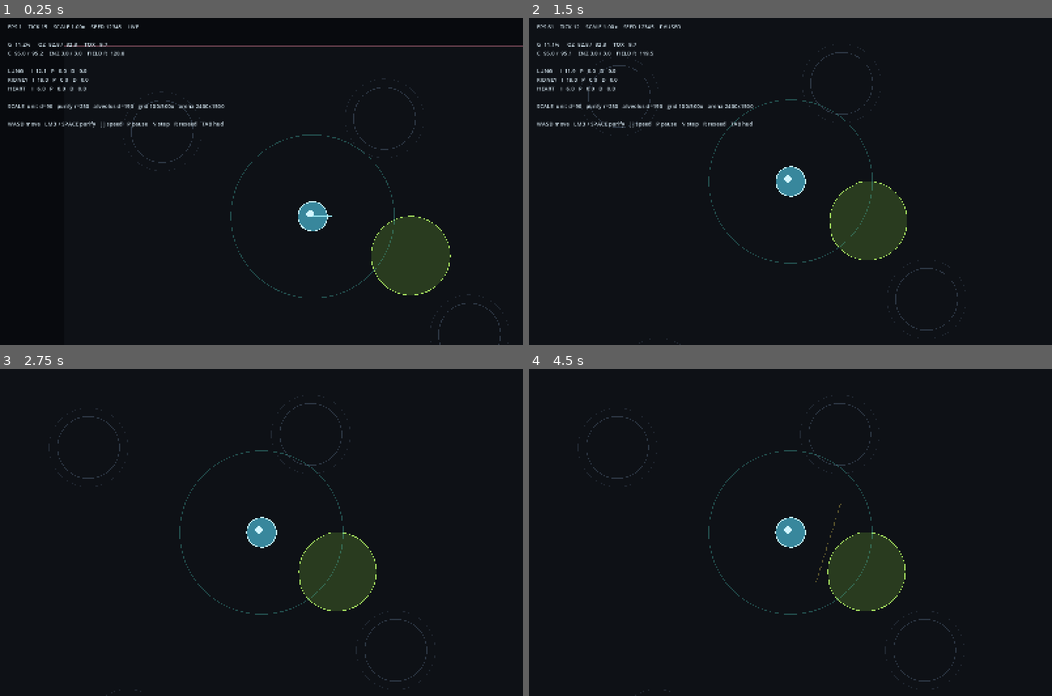
Above: before the commit, frames 1-4 (two rows, left to right).
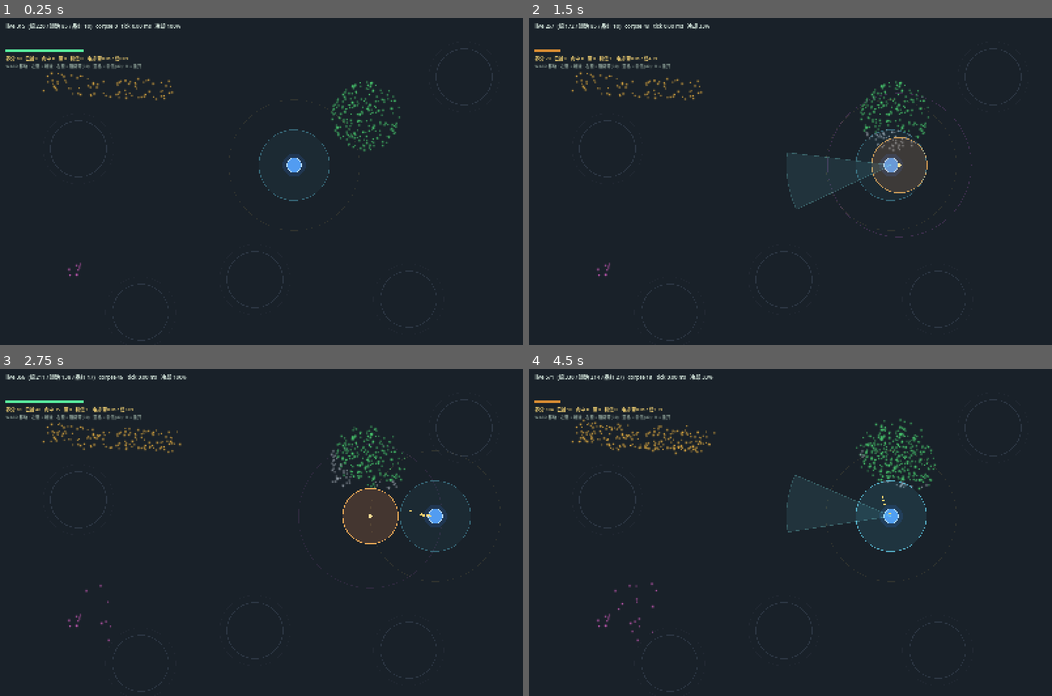
Above: after the commit, the same moments.

Repository: yanyanzi620/gamecreation
Game: Godot game, scene res://scenes/main.tscn
Two runs of this game, one before a commit and one after it. Both use one fixed random seed, a clock stepped at 60 frames per second and the inputs below.
Inputs (mouse positions are in pixels of both pictures, inside the frame that each line leads up to):
- Up to frame 1 (0.25 s): no input
- Up to frame 2 (1.5 s): tap Enter at 0.5 s; move the mouse to (905, 165) at 0.52 s; hold D 0.53-1.25 s; tap R at 0.6 s; click (905, 165) at 0.67 s; tap Space at 0.77, 1.07 s; tap P at 0.8 s; drag from (685, 197) to (764, 246) at 1.27 s
- Up to frame 3 (2.75 s): move the mouse to (313, 460) at 2.02 s; hold D from 2.03 s (still down); tap N at 2.1 s; click (313, 460) at 2.17 s; tap Tab at 2.3 s
- Up to frame 4 (4.5 s): release D at 2.75 s; drag from (764, 597) to (633, 483) at 2.77 s; tap Space at 3.5 s; move the mouse to (947, 581) at 3.52 s; hold A 3.53-4.25 s; hold Space 3.53-4.25 s; tap B at 3.6 s; click (947, 581) at 3.67 s; drag from (633, 483) to (712, 450) at 4.27 s

The runs differ from the first frame. In frame 1, 28% of the frame differs, in the area x 0-100%, y 0-100%; in frame 2, 10%; in frame 3, 11%; in frame 4, 11%.

Commit message:
feat(main): 主场景换成粒子病毒玩法（三形态病毒/射流/阻隔带/引信/养分/重开层）

Diff:
--- a/scripts/main.gd
+++ b/scripts/main.gd
@@ -1,140 +1,298 @@
 extends Node2D
-# 灰盒主场景：只在代码里搭节点，避免手写 .tscn 出错
+# ============================================================
+# 主场景 —— 体内免疫战斗（正式玩法，替换 M1-T1 灰盒）
+#
+# 组成
+#   Virus  病毒种群：三形态粒子（圆盘 / 带状 / 跳跃链）
+#   Jet    射流：左键，扇形清除
+#   Aura   净化场（贴身自动消融）+ 养分自动拾取
+#   玩家   中枢意识接管的一个免疫单元（本版先只做一个）
+#
+# 操作
+#   WASD  移动（阻隔带会挡人，撞上沿带滑动）
+#   左键  射流
+#   右键  阻隔带（消耗养分，先闪烁后生效，拦病毒也拦人）
+#   空格  引信（小圈杀盘/带/链，大圈只吸跳跃链）
+#   R     重新播种
+#
+# 所有平衡数值来自 scripts/core/balance.gd，本文件不写死任何数值。
+# ============================================================
 
 const STEP := 1.0 / 60.0
-const ARENA := Vector2(2400.0, 1500.0)
-
-var spread: Node
-var player: Node2D
-var camera: Camera2D
-var hud: CanvasLayer
-
-var paused := false
-var time_scale := 1.0
-var scale_steps := [0.25, 0.5, 1.0, 2.0, 4.0]
-var scale_index := 2
-var accum := 0.0
-var ticks := 0
-var seed_value := 12345
-var start_pos := Vector2(760.0, 520.0)
+const START_POS := Vector2(900.0, 450.0)
+const START_NUTRIENT := 60
+
+const KIND_BLOB := 0
+const KIND_BAND := 1
+const KIND_CHAIN := 2
+
+var pop
+var _bg: Node2D
+var jet
+var aura
+
+var player := START_POS
+
+var _acc := 0.0
+var _blk_cd := 0.0
+var _fuse_cd := 0.0
+var _tick_us := 0
+var _shot := false
+
+var _hud: Label
+var _hud2: Label
+var _hint: Label
+var _bar: ColorRect
+
 
 func _ready() -> void:
-    _build()
-    _respawn()
+	RenderingServer.set_default_clear_color(Color(0.06, 0.08, 0.10))
+	# 窗口失焦 / 空闲时不要被降频（否则会「画面冻住，动一下鼠标才继续」）
+	OS.low_processor_usage_mode = false
+	Engine.max_fps = 0
+	_shot = OS.get_cmdline_user_args().has("--shot")
+
+	_build()
+	_build_hud()
+	_reseed()
+
+	if _shot:
+		_shot_sequence()
+
 
 func _build() -> void:
-    spread = load("res://scripts/world/spread_system.gd").new()
-    spread.name = "Spread"
-    add_child(spread)
-
-    player = load("res://scripts/units/player_unit.gd").new()
-    player.name = "Player"
-    add_child(player)
-
-    camera = Camera2D.new()
-    camera.name = "Cam"
-    camera.position_smoothing_enabled = true
-    camera.position_smoothing_speed = 6.0
-    camera.enabled = true
-    player.add_child(camera)
-
-    hud = load("res://scripts/ui/hud.gd").new()
-    hud.name = "HUD"
-    add_child(hud)
-    hud.setup(self)
-
-func _respawn() -> void:
-    RNG.reset(seed_value)
-    GameState.reset()
-    ticks = 0
-    accum = 0.0
-    player.position = start_pos
-    spread.clear()
-    # 球状扩散：起始半径 120，每秒 +3 单位
-    spread.spawn(start_pos + Vector2(300.0, 120.0), 120.0, 3.0)
-    GameState.set_i("lung", 12.0)
-    GameState.recompute(STEP)
-
-func _physics_process(delta: float) -> void:
-    if paused:
-        return
-    accum += delta * time_scale
-    var steps := 0
-    while accum >= STEP and steps < 16:
-        _simulate(STEP)
-        accum -= STEP
-        steps += 1
-
-func _simulate(dt: float) -> void:
-    ticks += 1
-    var mv := Vector2.ZERO
-    if Input.is_key_pressed(KEY_W) or Input.is_key_pressed(KEY_UP):
-        mv.y -= 1.0
-    if Input.is_key_pressed(KEY_S) or Input.is_key_pressed(KEY_DOWN):
-        mv.y += 1.0
-    if Input.is_key_pressed(KEY_A) or Input.is_key_pressed(KEY_LEFT):
-        mv.x -= 1.0
-    if Input.is_key_pressed(KEY_D) or Input.is_key_pressed(KEY_RIGHT):
-        mv.x += 1.0
-    player.move(mv, dt, ARENA)
-
-    var hold: bool = Input.is_mouse_button_pressed(MOUSE_BUTTON_LEFT) or Input.is_key_pressed(KEY_SPACE)
-    var active: bool = hold and GameState.enz > 0.01
-    var engaged: int = spread.step(dt, player.position, active, player.PURIFY_RADIUS, player.PURIFY_RATE)
-
-    # 酶只在真正咬住感染边界时才消耗；空放不烧资源
-    if engaged > 0:
-        GameState.enz = maxf(0.0, GameState.enz - 0.5 * dt)
-    else:
-        GameState.enz = minf(GameState.enz_max, GameState.enz + dt / 3.0)
-
-    var r: float = spread.main_radius()
-    GameState.set_i("lung", clampf(r / 10.0, 0.0, 100.0))
-    GameState.recompute(dt)
-    queue_redraw()
-
-func _unhandled_input(event: InputEvent) -> void:
-    if not (event is InputEventKey) or not event.pressed or event.echo:
-        return
-    match event.keycode:
-        KEY_BRACKETLEFT:
-            scale_index = maxi(0, scale_index - 1)
-            time_scale = scale_steps[scale_index]
-        KEY_BRACKETRIGHT:
-            scale_index = mini(scale_steps.size() - 1, scale_index + 1)
-            time_scale = scale_steps[scale_index]
-        KEY_P:
-            paused = not paused
-        KEY_N:
-            if paused:
-                _simulate(STEP)
-        KEY_R:
-            _respawn()
-        KEY_TAB, KEY_F1:
-            hud.toggle()
+	# 背景单独一层，压到病毒 MultiMesh(z=-1) 下面
+	_bg = load("res://scripts/world/backdrop.gd").new()
+	_bg.name = "Backdrop"
+	_bg.z_index = -2
+	add_child(_bg)
+
+	pop = load("res://scripts/world/virus_population.gd").new()
+	pop.name = "Virus"
+	add_child(pop)
+
+	jet = load("res://scripts/units/tools/jet_system.gd").new()
+	jet.name = "Jet"
+	add_child(jet)
+	jet.bind(pop)
+
+	aura = load("res://scripts/units/tools/purge_aura.gd").new()
+	aura.name = "Aura"
+	add_child(aura)
+	aura.bind(pop)
+
+	_bg.setup(pop.arena_size())
+
+
+func _build_hud() -> void:
+	var layer := CanvasLayer.new()
+	layer.name = "HUD"
+	add_child(layer)
+
+	_hud = Label.new()
+	_hud.position = Vector2(18.0, 12.0)
+	_hud.add_theme_font_size_override("font_size", 16)
+	_hud.add_theme_color_override("font_color", Color(0.86, 0.93, 0.89))
+	layer.add_child(_hud)
+
+	_bar = ColorRect.new()
+	_bar.position = Vector2(18.0, 96.0)
+	_bar.size = Vector2(240.0, 8.0)
+	_bar.color = Color(0.35, 0.92, 0.62)
+	layer.add_child(_bar)
+
+	_hud2 = Label.new()
+	_hud2.position = Vector2(18.0, 112.0)
+	_hud2.add_theme_font_size_override("font_size", 14)
+	_hud2.add_theme_color_override("font_color", Color(0.95, 0.82, 0.45))
+	layer.add_child(_hud2)
+
+	_hint = Label.new()
+	_hint.position = Vector2(18.0, 136.0)
+	_hint.add_theme_font_size_override("font_size", 13)
+	_hint.add_theme_color_override("font_color", Color(0.60, 0.68, 0.64))
+	_hint.text = "WASD 移动 · 左键 = 射流 · 右键 = 阻隔带(30) · 空格 = 引信(40) · R = 重开"
+	layer.add_child(_hint)
+
+
+func _reseed() -> void:
+	pop.reset()
+	aura.nutrient = START_NUTRIENT
+	aura.picked = 0
+	player = START_POS
+	_acc = 0.0
+	_blk_cd = 0.0
+	_fuse_cd = 0.0
+
+	# 肺 L1 占位：一团圆盘、一条带状、一簇跳跃链
+	pop.spawn_virus(KIND_BLOB, Vector2(1120.0, 300.0), 105.0, 0.0, 220, 0.0)
+	pop.spawn_virus(KIND_BAND, Vector2(330.0, 210.0), 200.0, 32.0, 85, 0.08)
+	pop.spawn_virus(KIND_CHAIN, Vector2(230.0, 770.0), 26.0, 0.0, 10, -0.35)
+
+
+# ============================================================ 输入
+
+func _unhandled_input(e: InputEvent) -> void:
+	if e is InputEventKey:
+		var k := e as InputEventKey
+		if not k.pressed or k.echo:
+			return
+		if k.keycode == KEY_SPACE:
+			_place_fuse(get_global_mouse_position())
+		elif k.keycode == KEY_R:
+			_reseed()
+		return
+
+	if not (e is InputEventMouseButton):
+		return
+	var mb := e as InputEventMouseButton
+	if not mb.pressed:
+		return
+	var pos := get_global_mouse_position()
+	if mb.button_index == MOUSE_BUTTON_LEFT:
+		_fire(pos)
+	elif mb.button_index == MOUSE_BUTTON_RIGHT:
+		if _blk_cd <= 0.0:
+			if _place_block(pos):
+				_blk_cd = Balance.BLOCK_COOLDOWN
+
+
+# ============================================================ 手段
+
+func _fire(target: Vector2) -> int:
+	var d := target - player
+	if d.length() < 1.0:
+		d = Vector2.RIGHT
+	return jet.fire(player, d)
+
+
+func _place_block(target: Vector2) -> bool:
+	if aura.nutrient < Balance.BLOCK_COST:
+		return false
+	var d := target - player
+	if d.length() < 1.0:
+		d = Vector2.RIGHT
+	if not pop.place_block(player, d):
+		return false
+	aura.nutrient -= Balance.BLOCK_COST
+	return true
+
+
+func _place_fuse(target: Vector2) -> bool:
+	if _fuse_cd > 0.0 or aura.nutrient < Balance.FUSE_COST:
+		return false
+	var d := target - player
+	if d.length() < 1.0:
+		d = Vector2.RIGHT
+	if not pop.add_fuse(player + d.normalized() * Balance.FUSE_OFFSET):
+		return false
+	aura.nutrient -= Balance.FUSE_COST
+	_fuse_cd = Balance.FUSE_COOLDOWN
+	return true
+
+
+# ============================================================ 移动
+
+func _move_step(dir: Vector2, delta: float) -> void:
+	if dir.length() < 0.001:
+		return
+	var step := dir.normalized() * Balance.PLAYER_SPEED * delta
+	var np := player + step
+	if not pop.path_blocked(player, np):
+		player = np
+		return
+	# 撞上已生效的阻隔带：只走分量大的那一个轴，沿带子滑过去
+	if absf(step.x) >= absf(step.y):
+		if not pop.path_blocked(player, player + Vector2(step.x, 0.0)):
+			player += Vector2(step.x, 0.0)
+	elif not pop.path_blocked(player, player + Vector2(0.0, step.y)):
+		player += Vector2(0.0, step.y)
+
+
+# ============================================================ 主循环
+
+func _process(delta: float) -> void:
+	var mv := Vector2.ZERO
+	if Input.is_key_pressed(KEY_A) or Input.is_key_pressed(KEY_LEFT):
+		mv.x -= 1.0
+	if Input.is_key_pressed(KEY_D) or Input.is_key_pressed(KEY_RIGHT):
+		mv.x += 1.0
+	if Input.is_key_pressed(KEY_W) or Input.is_key_pressed(KEY_UP):
+		mv.y -= 1.0
+	if Input.is_key_pressed(KEY_S) or Input.is_key_pressed(KEY_DOWN):
+		mv.y += 1.0
+	_move_step(mv, delta)
+
+	if _blk_cd > 0.0:
+		_blk_cd = maxf(0.0, _blk_cd - delta)
+	if _fuse_cd > 0.0:
+		_fuse_cd = maxf(0.0, _fuse_cd - delta)
+
+	_acc += delta
+	if _acc > 0.25:
+		_acc = 0.25      # 失焦/卡顿回来后不要疯狂追帧
+	var guard := 0
+	while _acc >= STEP and guard < 8:
+		_acc -= STEP
+		guard += 1
+		var t0 := Time.get_ticks_usec()
+		pop.tick(STEP)
+		jet.tick(STEP)
+		aura.tick(STEP, player)
+		_tick_us = Time.get_ticks_usec() - t0
+
+	_update_hud()
+	queue_redraw()
+
+
+func _update_hud() -> void:
+	var ratio: float = jet.ready_ratio()
+	_bar.size = Vector2(240.0 * ratio, 8.0)
+	_bar.color = Color(0.35, 0.92, 0.62) if ratio >= 1.0 else Color(0.85, 0.55, 0.20)
+	_hud.text = "live %d  (绿 %d / 琥珀 %d / 品红 %d)   corpse %d   tick %.2f ms   冷却 %d%%" % [
+		pop.live_count(),
+		pop.live_by_kind(KIND_BLOB),
+		pop.live_by_kind(KIND_BAND),
+		pop.live_by_kind(KIND_CHAIN),
+		pop.corpse_count(), float(_tick_us) / 1000.0, int(ratio * 100.0)
+	]
+	_hud2.text = "养分 %d   已拾 %d   命中 %d   带 %d   引信 %d   冷却 带%.1fs / 信%.1fs" % [
+		aura.nutrient, aura.picked, jet.last_hit(), pop.block_count(),
+		pop.fuse_count(), _blk_cd, _fuse_cd
+	]
+
+
+# ============================================================ 画面
 
 func _draw() -> void:
-    draw_rect(Rect2(Vector2.ZERO, ARENA), Color(0.055, 0.068, 0.088), true)
-
-    # 100 单位细网格 + 500 单位粗网格（给玩家尺度参照）
-    var x := 0.0
-    while x <= ARENA.x:
-        var major_x := int(x) % 500 == 0
-        draw_line(Vector2(x, 0.0), Vector2(x, ARENA.y),
-            Color(0.145, 0.175, 0.215) if major_x else Color(0.088, 0.105, 0.130), 1.0)
-        x += 100.0
-    var y := 0.0
-    while y <= ARENA.y:
-        var major_y := int(y) % 500 == 0
-        draw_line(Vector2(0.0, y), Vector2(ARENA.x, y),
-            Color(0.145, 0.175, 0.215) if major_y else Color(0.088, 0.105, 0.130), 1.0)
-        y += 100.0
-
-    # 器官地形占位：直径 190 的“肺泡”参照圈（肺 L1 的尺度基准）
-    var alveoli := [Vector2(1240.0, 880.0), Vector2(420.0, 1120.0), Vector2(1780.0, 340.0),
-        Vector2(300.0, 260.0), Vector2(2020.0, 1180.0), Vector2(980.0, 220.0)]
-    for a in alveoli:
-        draw_arc(a, 95.0, 0.0, TAU, 44, Color(0.175, 0.215, 0.265), 2.0)
-        draw_arc(a, 95.0 + 26.0, 0.0, TAU, 44, Color(0.128, 0.158, 0.196), 1.0)
-
-    draw_rect(Rect2(Vector2.ZERO, ARENA), Color(0.42, 0.26, 0.31), false, 3.0)
+	# 玩家（免疫单元）；背景与网格在 Backdrop 层
+	draw_circle(player, Balance.PLAYER_R * 1.6, Color(0.20, 0.45, 0.95, 0.16))
+	draw_circle(player, Balance.PLAYER_R, Color(0.34, 0.64, 1.0, 0.92))
+	draw_arc(player, Balance.PLAYER_R, 0.0, TAU, 32, Color(0.76, 0.89, 1.0), 2.0)
+
+
+# ============================================================ 自动验收（-- --shot）
+
+func _shot_sequence() -> void:
+	await get_tree().create_timer(1.20).timeout
+	_place_block(Vector2(1120.0, 300.0))
+	await get_tree().create_timer(1.80).timeout
+	_fire(Vector2(1120.0, 300.0))
+	await get_tree().create_timer(0.55).timeout
+	_fire(Vector2(1120.0, 300.0))
+	await get_tree().create_timer(0.85).timeout
+	_save("res://main_shot_a.png")
+	pop.add_fuse(Vector2(690.0, 690.0))
+	await get_tree().create_timer(2.20).timeout
+	_save("res://main_shot_b.png")
+	get_tree().quit()
+
+
+func _save(path: String) -> void:
+	var img := get_viewport().get_texture().get_image()
+	img.save_png(ProjectSettings.globalize_path(path))
+	print("[SHOT] ", path)
+	print("[STAT] live=%d corpse=%d nut=%d picked=%d hit=%d fuse=%d chain=%d" % [
+		pop.live_count(), pop.corpse_count(), aura.nutrient, aura.picked,
+		jet.last_hit(), pop.fuse_count(), pop.live_by_kind(KIND_CHAIN)
+	])
--- /dev/null
+++ b/scripts/world/backdrop.gd
@@ -0,0 +1,37 @@
+extends Node2D
+# 背景层：底色 + 网格 + 组织质感占位
+#
+# 单独做成一个节点，是因为病毒的 MultiMesh 在 z_index = -1，
+# 如果背景直接画在主节点上（z = 0），会把病毒整个盖住。
+
+const GRID := 100.0
+const ALVEOLI := [Vector2(1250.0, 860.0), Vector2(430.0, 900.0), Vector2(1420.0, 180.0),
+	Vector2(240.0, 400.0), Vector2(780.0, 800.0)]
+
+var arena := Vector2(1600.0, 1000.0)
+
+
+func setup(sz: Vector2) -> void:
+	arena = sz
+	queue_redraw()
+
+
+func _draw() -> void:
+	draw_rect(Rect2(Vector2.ZERO, arena), Color(0.10, 0.13, 0.16), true)
+
+	# 100 单位细网格，给玩家尺度参照
+	var x := 0.0
+	while x <= arena.x:
+		draw_line(Vector2(x, 0.0), Vector2(x, arena.y), Color(0.088, 0.105, 0.130), 1.0)
+		x += GRID
+	var y := 0.0
+	while y <= arena.y:
+		draw_line(Vector2(0.0, y), Vector2(arena.x, y), Color(0.088, 0.105, 0.130), 1.0)
+		y += GRID
+
+	# 组织质感占位：肺泡参照圈（后续换成真正的器官地形）
+	for a in ALVEOLI:
+		draw_arc(a, 86.0, 0.0, TAU, 44, Color(0.175, 0.215, 0.265), 2.0)
+		draw_arc(a, 86.0 + 22.0, 0.0, TAU, 44, Color(0.128, 0.158, 0.196), 1.0)
+
+	draw_rect(Rect2(Vector2.ZERO, arena), Color(0.30, 0.20, 0.26), false, 3.0)
--- a/scripts/world/virus_population.gd
+++ b/scripts/world/virus_population.gd
@@ -233,6 +233,31 @@
 	return Vector2(ARENA_W, ARENA_H)
 
 # ============================================================ 池操作
+
+# 整场清空（重开用）：池、格子、尸体、阻隔带、引信全部归零
+func reset() -> void:
+	for i in range(TOTAL):
+		if _alive[i] == 1:
+			_alive[i] = 0
+			_write_slot(i)
+	_alive.fill(0)
+	_buf.fill(0.0)
+	_free.clear()
+	for i in range(TOTAL):
+		_free.append(i)
+	_n_live = 0
+	_n_corpse = 0
+	_kind_live.fill(0)
+	_cell.fill(0)
+	_v_origin.clear()
+	_v_axis.clear()
+	_v_kind.clear()
+	_blk.clear()
+	_fuse.clear()
+	_rng.seed = 20261119
+	_dirty = true
+	queue_redraw()
+
 
 func _spawn(x: float, y: float, r: float, type: int, kind: int, axis: float,
 		vid: int, page: float, cool: float) -> int:
Not shown, added: scripts/world/backdrop.gd.uid
